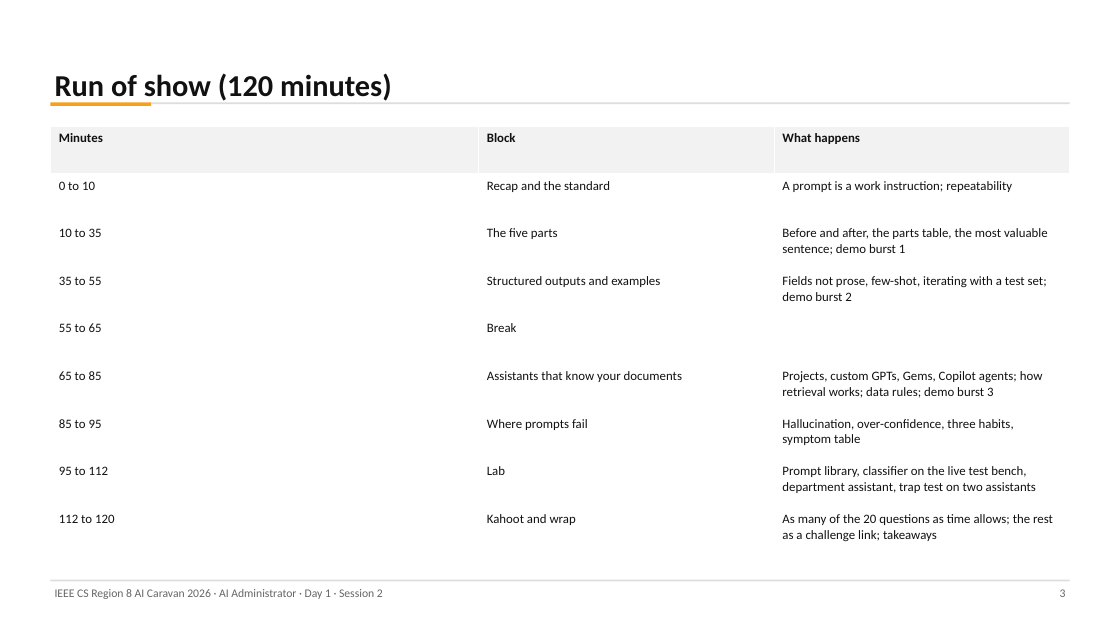
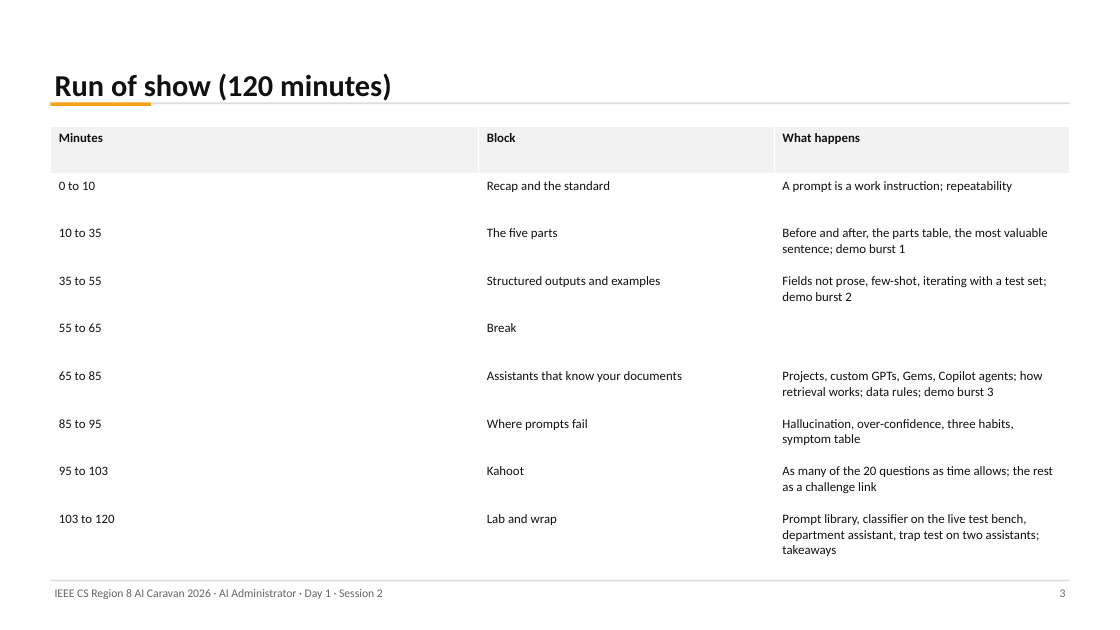
Before and after one commit to abedbanna/snippet-vault, a slide deck: slide 3 of instructor/ai-administrator/out/day1/Day1_S2_Prompting_for_Operators.pptx. Drawn at 1120x630 pixels with LibreOffice and Linux fonts; fonts in the diff are those of the drawing. Boxes give left, top, right and bottom in pixels: in the first picture for what was removed or moved away, otherwise in the second. Text is boxed around its words. In the diff, an @@ line names an element or a change of style, - is before the commit and + after.

Commit message:
Session 2: Kahoot before the lab

```diff
--- a/instructor/ai-administrator/out/day1/Day1_S2_Prompting_for_Operators.pptx
+++ b/instructor/ai-administrator/out/day1/Day1_S2_Prompting_for_Operators.pptx
@@ table at <box>50,126,1070,560</box> @@
-row 8: 95 to 112 | Lab | Prompt library, classifier on the live test bench, department assistant, trap test on two assistants
+row 8: 95 to 103 | Kahoot | As many of the 20 questions as time allows; the rest as a challenge link
-row 9: 112 to 120 | Kahoot and wrap | As many of the 20 questions as time allows; the rest as a challenge link; takeaways
+row 9: 103 to 120 | Lab and wrap | Prompt library, classifier on the live test bench, department assistant, trap test on two assistants; takeaways
```
Also in this commit, not shown: 9 other slides changed, 2 other files.
